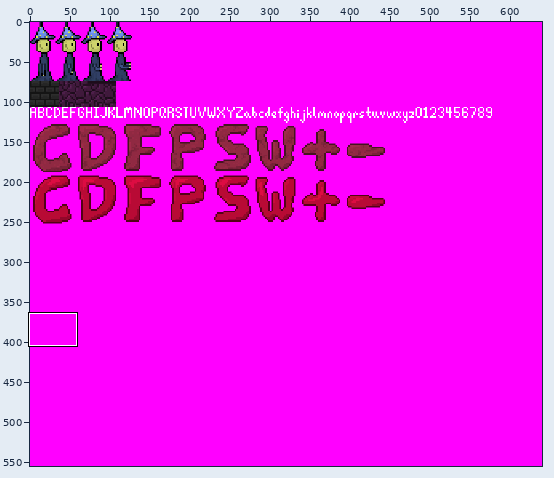
File history of a sprite sheet, assets/img/spritesheet.png. Above, an overview of the earlier version with the close-up marked.
Close-up. Before the commit:
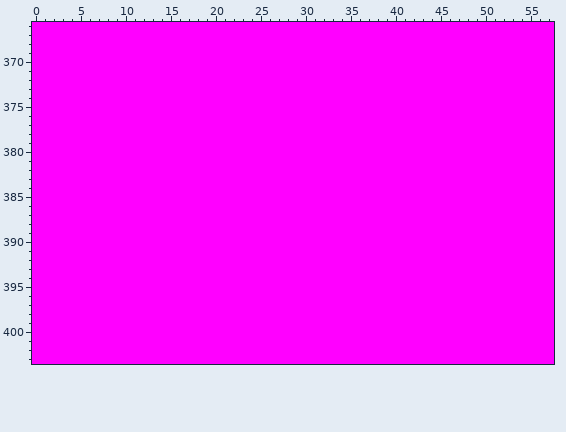
The file is 1280x1110 pixels, drawn in blocks of 2x2; one block is one cell here. Colours within 5 levels of each other are drawn and written as one. Shown: x 0..57, y 366..403.
Once edited:
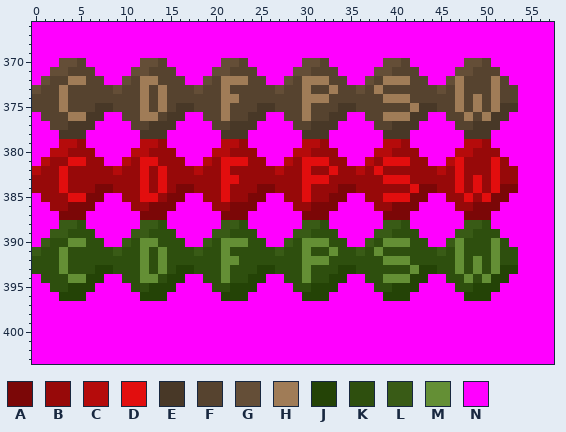
Palette (. is transparent): A #7b0707  B #970909  C #b50b0b  D #e20e0e  E #483827  F #56432f  G #644e37  H #a07c57  J #244306  K #2e4f0e  L #395b16  M #648f35  N #ff00ff
The edit:
Changed rows in their new state; - is an unchanged pixel.
first column x 0:
370 ---GGF------GGF------GGF------GGF------GGF------GGF---
371 --GGFFF----GGFFF----GGFFF----GGFFF----GGFFF----GGFFF--
372 -GFFHHFF--GFHHFFF--GFHHHFF--GFHHHFF--GFHHHFF--GHFFFHF-
373 GFFHFFFFFGFFHFHFFFGFFHFFFFFGFFHFFHFFGFHFFFFFFGFHFFFHFF
374 FFFHFFFFFFFFHFHFFFFFFHHFFFFFFFHHHFFFFFFHHHFFFFFHFHFHFF
375 FFFHFFFEEFFFHFHFEEFFFHFFFEEFFFHFFFEEFFFFFFHEEFFHFHFHEE
376 -FFFHHEE--FFHHFEE--FFHFFEE--FFHFFEE--FFHHHEE--FFHFHEE-
377 --FFEEE----FFEEE----FFEEE----FFEEE----FFEEE----FFEEE--
378 ---EEE------EEE------EEE------EEE------EEE------EEE---
379 ---CCB------CCB------CCB------CCB------CCB------CCB---
380 --CCBBB----CCBBB----CCBBB----CCBBB----CCBBB----CCBBB--
381 -CBBDDBB--CBDDBBB--CBDDDBB--CBDDDBB--CBDDDBB--CDBBBDB-
382 CBBDBBBBBCBBDBDBBBCBBDBBBBBCBBDBBDBBCBDBBBBBBCBDBBBDBB
383 BBBDBBBBBBBBDBDBBBBBBDDBBBBBBBDDDBBBBBBDDDBBBBBDBDBDBB
384 BBBDBBBAABBBDBDBAABBBDBBBAABBBDBBBAABBBBBBDAABBDBDBDAA
385 -BBBDDAA--BBDDBAA--BBDBBAA--BBDBBAA--BBDDDAA--BBDBDAA-
386 --BBAAA----BBAAA----BBAAA----BBAAA----BBAAA----BBAAA--
387 ---AAA------AAA------AAA------AAA------AAA------AAA---
388 ---LLK------LLK------LLK------LLK------LLK------LLK---
389 --LLKKK----LLKKK----LLKKK----LLKKK----LLKKK----LLKKK--
390 -LKKMMKK--LKMMKKK--LKMMMKK--LKMMMKK--LKMMMKK--LMKKKMK-
391 LKKMKKKKKLKKMKMKKKLKKMKKKKKLKKMKKMKKLKMKKKKKKLKMKKKMKK
392 KKKMKKKKKKKKMKMKKKKKKMMKKKKKKKMMMKKKKKKMMMKKKKKMKMKMKK
393 KKKMKKKJJKKKMKMKJJKKKMKKKJJKKKMKKKJJKKKKKKMJJKKMKMKMJJ
394 -KKKMMJJ--KKMMKJJ--KKMKKJJ--KKMKKJJ--KKMMMJJ--KKMKMJJ-
395 --KKJJJ----KKJJJ----KKJJJ----KKJJJ----KKJJJ----KKJJJ--
396 ---JJJ------JJJ------JJJ------JJJ------JJJ------JJJ---
Boxes around the changes in both close-ups, in picture pixels (x1, y1, x2, y2):
changed: (32, 58, 518, 301)
